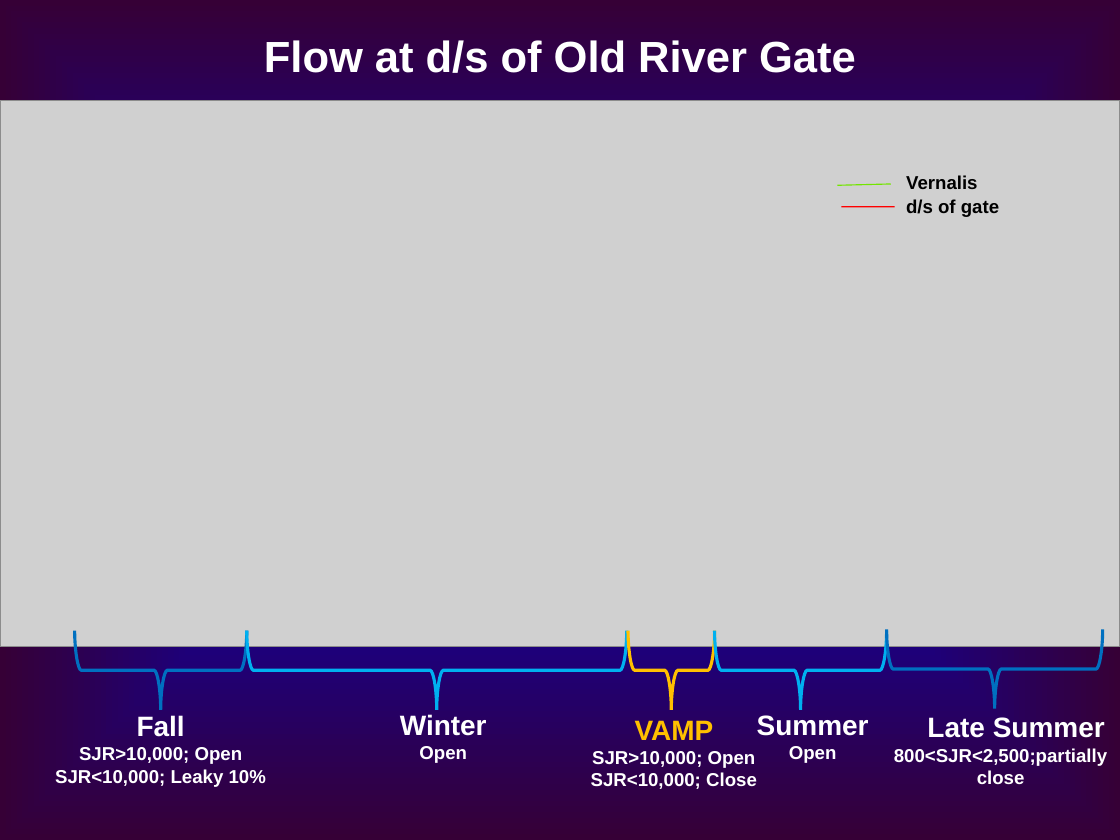
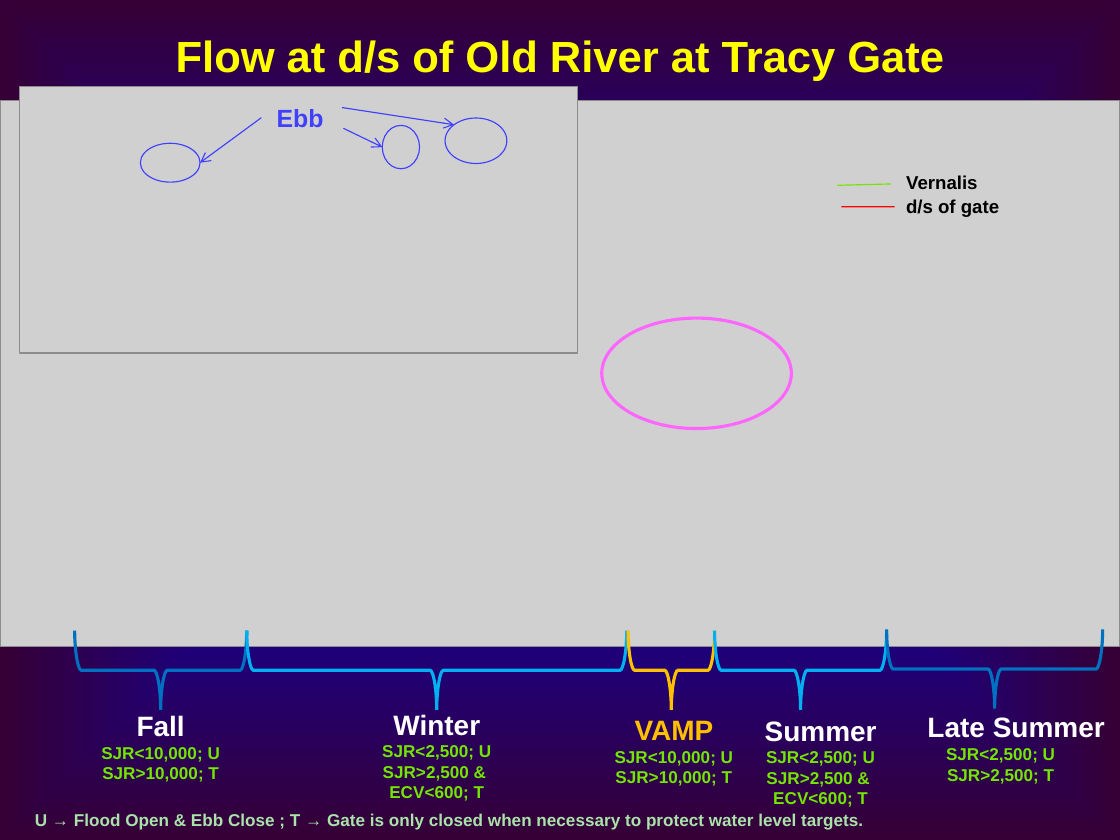
Before and after one commit to CADWRDeltaModeling/dsm2, a slide deck: slide 20 of dsm2/presentations/DSM2 Operting Rule.ppt. Drawn at 1120x840 pixels with LibreOffice and Linux fonts; fonts in the diff are those of the drawing; grey boxes stand for pictures. Boxes give left, top, right and bottom in pixels: in the first picture for what was removed or moved away, otherwise in the second. Text is boxed around its words. In the diff, an @@ line names an element or a change of style, - is before the commit and + after.

Commit message:
Revised as of 09/15/09

Former-commit-id: ac77b5868bda5a515b5c3458433056c48fc80903

```diff
--- a/dsm2/presentations/DSM2 Operting Rule.ppt
+++ b/dsm2/presentations/DSM2 Operting Rule.ppt
@@ text at (x1=176, y1=40, x2=944, y2=81): text changed; text colour #FFFFFF to #FFFF00 @@
-Flow at d/s of Old River Gate
+Flow at d/s of Old River at Tracy Gate
@@ picture added at (x1=19, y1=86, x2=578, y2=353) @@
@@ arrow added from (261, 118) to (200, 162), #4040FF 0.74 pt @@
@@ text added at (x1=277, y1=109, x2=324, y2=127), 16 pt, text #4040FF, bold @@
+Ebb
@@ arrow added from (342, 108) to (454, 124), #4040FF 0.74 pt @@
@@ ellipse added at (x1=445, y1=118, x2=506, y2=164), outline #4040FF 0.74 pt @@
@@ ellipse added at (x1=140, y1=143, x2=199, y2=183), outline #4040FF 0.74 pt @@
@@ arrow added from (344, 129) to (382, 147), #4040FF 0.74 pt @@
@@ ellipse added at (x1=382, y1=125, x2=419, y2=169), outline #4040FF 0.74 pt @@
@@ ellipse added at (x1=601, y1=318, x2=791, y2=429), outline #FF66FF 2.01 pt @@
@@ text added at (x1=382, y1=714, x2=491, y2=801), 11 pt, text #73E500, bold @@
+Winter
+SJR<2,500; U
+SJR>2,500 &
+ECV<600; T
@@ text removed at (x1=400, y1=714, x2=487, y2=763) @@
-Winter
-Open
@@ text removed at (x1=757, y1=715, x2=869, y2=763) @@
-Summer
-Open
@@ text at (x1=101, y1=747, x2=220, y2=782): text changed; size 12 to 11 pt; text colour #FFFFFF to #73E500 @@
-SJR>10,000; Open
-SJR<10,000; Leaky 10%
+SJR<10,000; U
+SJR>10,000; T
@@ text added at (x1=765, y1=721, x2=877, y2=807), 11 pt, text #73E500, bold @@
+Summer
+SJR<2,500; U
+SJR>2,500 &
+ECV<600; T
@@ text at (x1=946, y1=748, x2=1055, y2=784): text changed; size 12 to 11 pt; text colour #FFFFFF to #73E500 @@
-800<SJR<2,500;partially close
+SJR<2,500; U
+SJR>2,500; T
@@ text at (x1=615, y1=751, x2=733, y2=786): text changed; size 12 to 11 pt; text colour #FFFFFF to #73E500 @@
-SJR>10,000; Open
-SJR<10,000; Close
+SJR<10,000; U
+SJR>10,000; T
@@ text added at (x1=35, y1=813, x2=863, y2=830), 11 pt, text #A9E3A9, bold @@
+U → Flood Open & Ebb Close ; T → Gate is only closed when necessary to protect water level targets.
```
Also in this commit, not shown: 19 other slides changed, 1 slide added, 1 slide removed.
